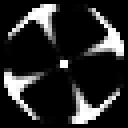
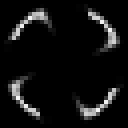
Comparing the layer stacks of the two 128×128 images. Changes:
painted on "Aim Pistol" over [4,4,124,124]
